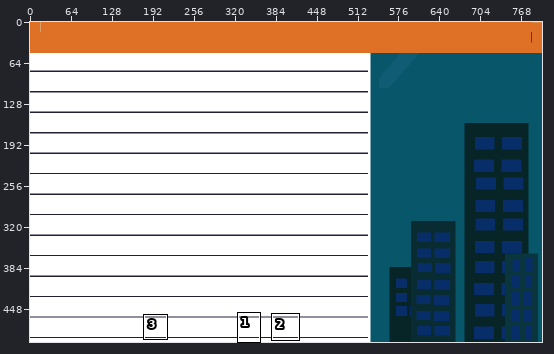
A pixel-art file gets an edit: Assets/Images/samplebackground2.aseprite. The picture above shows the old version from afar; the outline marks the close-up.
Close-up. Before:
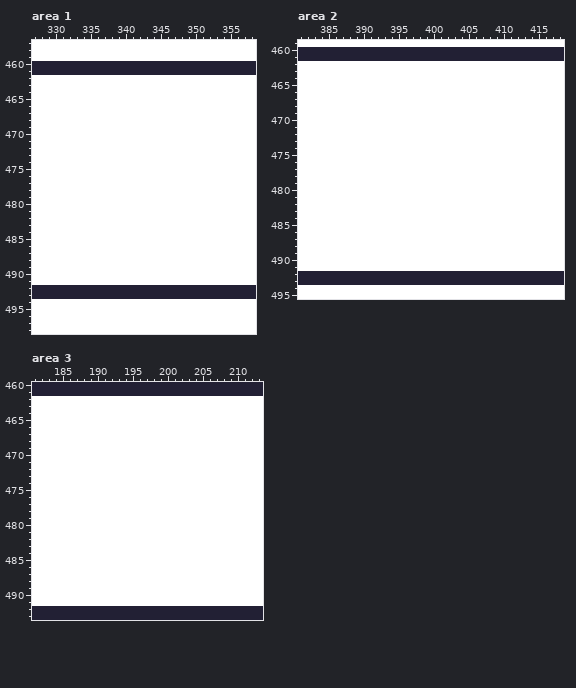
800x500 pixels, 1 frame. Shown: area 1: x 327..358, y 457..498; area 2: x 381..418, y 459..495; area 3: x 181..213, y 460..493.
After the commit:
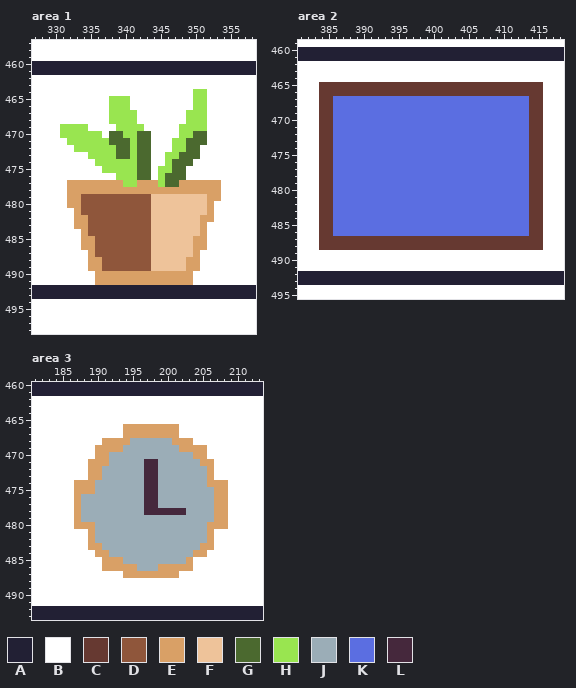
Palette (. is transparent): A #222034  B #ffffff  C #663931  D #8f563b  E #d9a066  F #eec39a  G #4b692f  H #99e550  J #9badb7  K #5b6ee1  L #45283c
Log entry: 배경 살짝 꾸미다 끝
The edit:
layer "deco" added
Changed rows in their new state; - is an unchanged pixel.
Area 1, layer "deco":
first column x 331:
464 -------------------HH--
465 -------HHH---------HH--
466 -------HHH---------HH--
467 -------HHHH-------HHH--
468 -------HHHH-------HHH--
469 HHHH----HHHH-----HHHH--
470 HHHHHH-GGHHGG----HHGG--
471 -HHHHHHGGGHGG---HHGGG--
472 --HHHHHHGGHGG---HHGG---
473 ----HHHHGGHGG--HHGGG---
474 -----HHHHHHGG--HGGG----
475 ------HHHHHGG-HHGG-----
476 --------HHHGG-HGGG-----
477 -EEEEEEEEHHEEEHGGEEEEEE
478 -EEEEEEEEEEEEEEEEEEEEEE
479 -EEDDDDDDDDDDFFFFFFFFEE
480 -EEDDDDDDDDDDFFFFFFFFE-
481 --EDDDDDDDDDDFFFFFFFFE-
482 --EEDDDDDDDDDFFFFFFFEE-
483 --EEDDDDDDDDDFFFFFFFE--
484 ---EDDDDDDDDDFFFFFFFE--
485 ---EEDDDDDDDDFFFFFFEE--
486 ---EEDDDDDDDDFFFFFFEE--
487 ----EDDDDDDDDFFFFFFE---
488 ----EEDDDDDDDFFFFFEE---
489 ----EEDDDDDDDFFFFFEE---
490 -----EEEEEEEEEEEEEE----
491 -----EEEEEEEEEEEEEE----
Area 2, layer "deco":
first column x 384:
465 CCCCCCCCCCCCCCCCCCCCCCCCCCCCCCCC
466 CCCCCCCCCCCCCCCCCCCCCCCCCCCCCCCC
467 CCKKKKKKKKKKKKKKKKKKKKKKKKKKKKCC
468 CCKKKKKKKKKKKKKKKKKKKKKKKKKKKKCC
469 CCKKKKKKKKKKKKKKKKKKKKKKKKKKKKCC
470 CCKKKKKKKKKKKKKKKKKKKKKKKKKKKKCC
471 CCKKKKKKKKKKKKKKKKKKKKKKKKKKKKCC
472 CCKKKKKKKKKKKKKKKKKKKKKKKKKKKKCC
473 CCKKKKKKKKKKKKKKKKKKKKKKKKKKKKCC
474 CCKKKKKKKKKKKKKKKKKKKKKKKKKKKKCC
475 CCKKKKKKKKKKKKKKKKKKKKKKKKKKKKCC
476 CCKKKKKKKKKKKKKKKKKKKKKKKKKKKKCC
477 CCKKKKKKKKKKKKKKKKKKKKKKKKKKKKCC
478 CCKKKKKKKKKKKKKKKKKKKKKKKKKKKKCC
479 CCKKKKKKKKKKKKKKKKKKKKKKKKKKKKCC
480 CCKKKKKKKKKKKKKKKKKKKKKKKKKKKKCC
481 CCKKKKKKKKKKKKKKKKKKKKKKKKKKKKCC
482 CCKKKKKKKKKKKKKKKKKKKKKKKKKKKKCC
483 CCKKKKKKKKKKKKKKKKKKKKKKKKKKKKCC
484 CCKKKKKKKKKKKKKKKKKKKKKKKKKKKKCC
485 CCKKKKKKKKKKKKKKKKKKKKKKKKKKKKCC
486 CCKKKKKKKKKKKKKKKKKKKKKKKKKKKKCC
487 CCCCCCCCCCCCCCCCCCCCCCCCCCCCCCCC
488 CCCCCCCCCCCCCCCCCCCCCCCCCCCCCCCC
Area 3, layer "deco":
first column x 187:
466 -------EEEEEEEE-------
467 -------EEEEEEEE-------
468 ----EEEEJJJJJJEEE-----
469 ---EEEEJJJJJJJJEEEE---
470 ---EEJJJJJJJJJJJJEE---
471 --EEEJJJJJLLJJJJJJEE--
472 --EEJJJJJJLLJJJJJJJE--
473 --EEJJJJJJLLJJJJJJJE--
474 EEEJJJJJJJLLJJJJJJJEEE
475 EEEJJJJJJJLLJJJJJJJJEE
476 EJJJJJJJJJLLJJJJJJJJEE
477 EJJJJJJJJJLLJJJJJJJJEE
478 EJJJJJJJJJLLLLLLJJJJEE
479 EJJJJJJJJJJJJJJJJJJJEE
480 EEEJJJJJJJJJJJJJJJJEEE
481 --EJJJJJJJJJJJJJJJJE--
482 --EJJJJJJJJJJJJJJJJE--
483 --EEJJJJJJJJJJJJJJEE--
484 ---EEJJJJJJJJJJJJEE---
485 ----EEEJJJJJJJJJE-----
486 ----EEEEEJJJEEEEE-----
487 -------EEEEEEEE-------
Boxes around the changes in both close-ups, in picture pixels (x1, y1, x2, y2):
changed: (60, 89, 221, 285)
changed: (319, 82, 543, 250)
changed: (74, 424, 228, 578)
